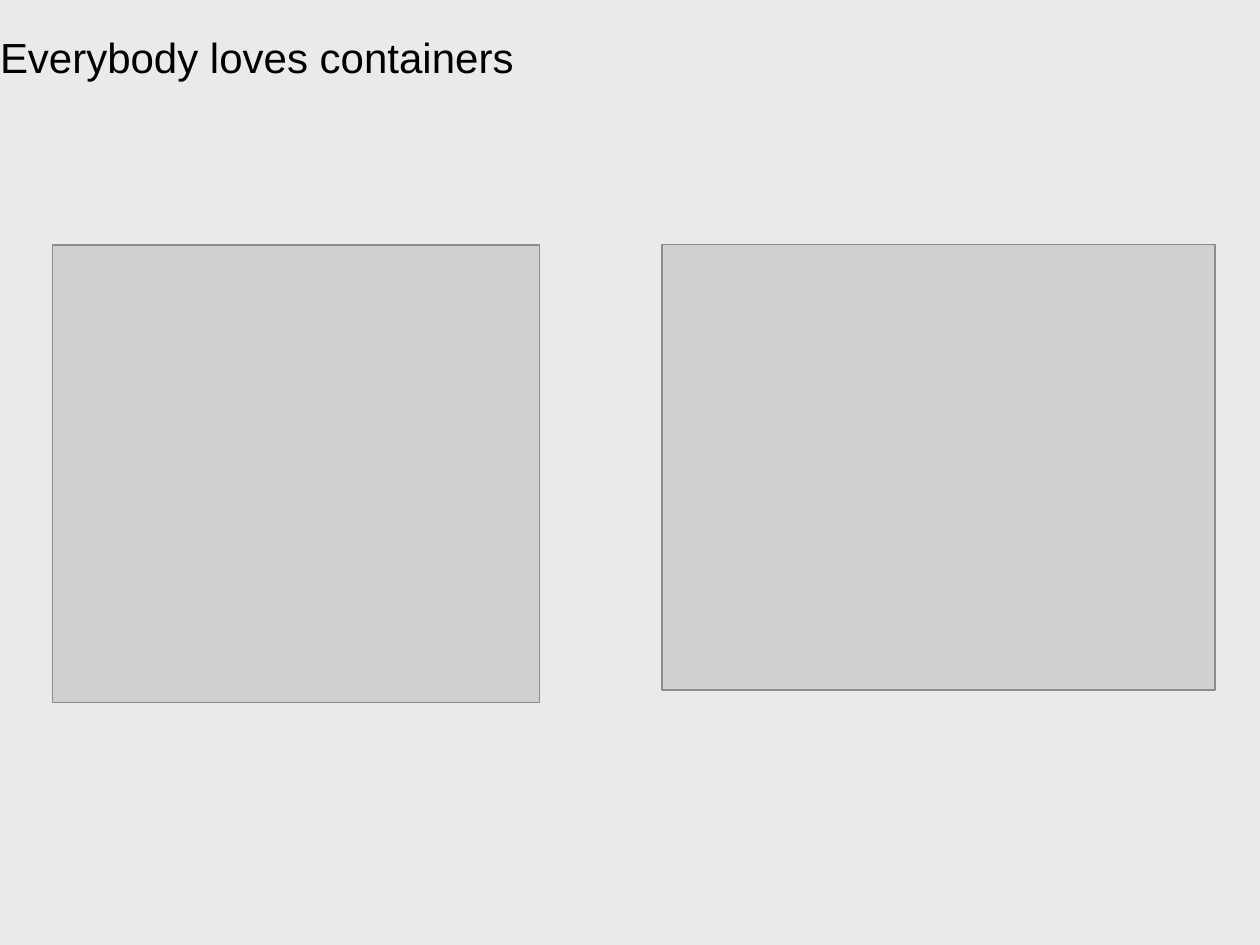
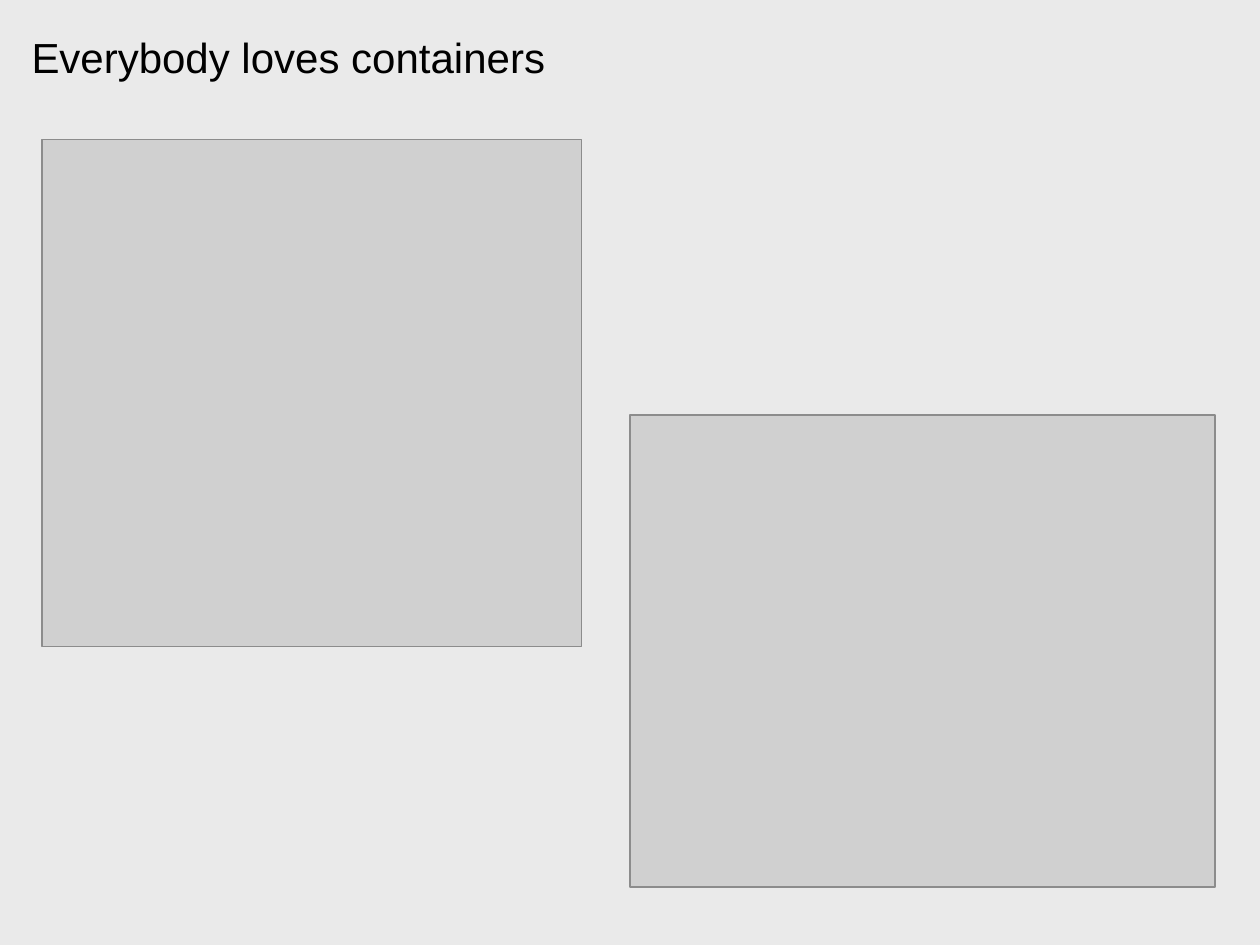
Before and after one commit to patrocinio/cloud-private-bootcamp, a slide deck: slide 2 of Units_development/Containers and Docker_AWG.pptx. Drawn at 1260x945 pixels with LibreOffice and Linux fonts; fonts in the diff are those of the drawing; grey boxes stand for pictures. Boxes give left, top, right and bottom in pixels: in the first picture for what was removed or moved away, otherwise in the second. Text is boxed around its words. In the diff, an @@ line names an element or a change of style, - is before the commit and + after.

```diff
--- a/Units_development/Containers and Docker_AWG.pptx
+++ b/Units_development/Containers and Docker_AWG.pptx
@@ title "Everybody loves containers": place and size @@
-title "Everybody loves containers" at box(0, 42, 514, 81)
+title "Everybody loves containers" at box(32, 42, 545, 81)
@@ picture: place and size @@
-picture at box(53, 246, 539, 703)
+picture at box(42, 140, 581, 646)
@@ picture: place and size @@
-picture at box(662, 244, 1215, 690)
+picture at box(630, 415, 1215, 886)
```
Also in this commit, not shown: 9 other slides changed, 5 slides added, 2 slides removed.
